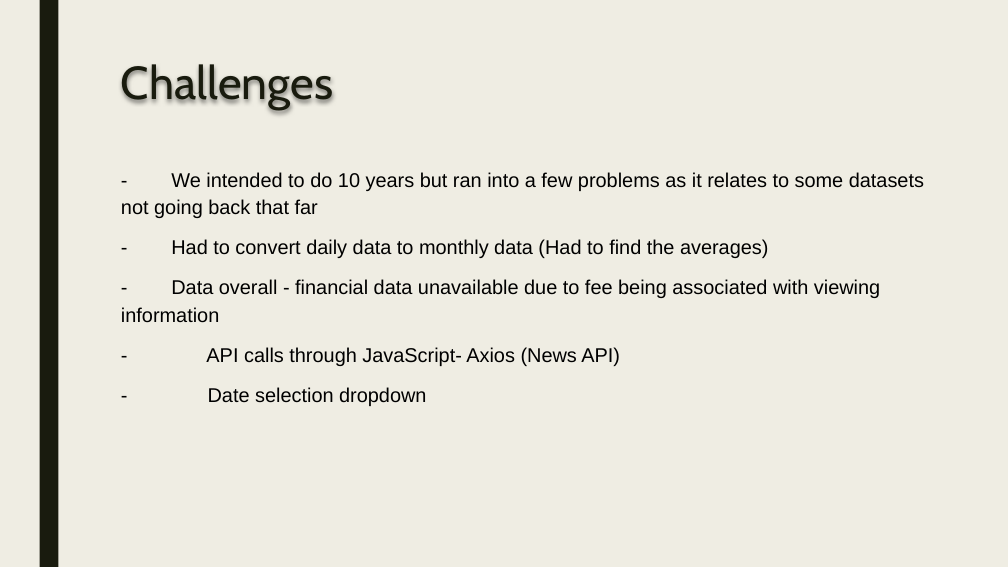
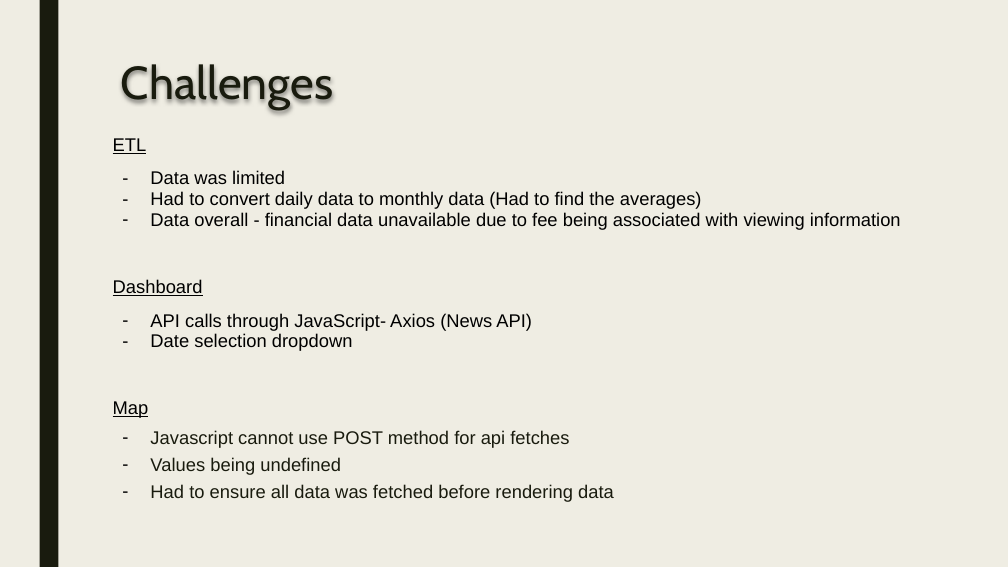
Before and after one commit to tnnixon/project3, a slide deck: slide 7 of Slides_Project3_Group7.pptx. Drawn at 1008x567 pixels with LibreOffice and Linux fonts; fonts in the diff are those of the drawing. Boxes give left, top, right and bottom in pixels: in the first picture for what was removed or moved away, otherwise in the second. Text is boxed around its words. In the diff, an @@ line names an element or a change of style, - is before the commit and + after.

Commit message:
Presentation slides (final)

```diff
--- a/Slides_Project3_Group7.pptx
+++ b/Slides_Project3_Group7.pptx
@@ text at (x1=113, y1=138, x2=901, y2=502): text changed; size 19 to 17.5 pt @@
-- We intended to do 10 years but ran into a few problems as it relates to some datasets not going back that far
-- Had to convert daily data to monthly data (Had to find the averages)
-- Data overall - financial data unavailable due to fee being associated with viewing information
-- API calls through JavaScript- Axios (News API)
-- Date selection dropdown
+ETL
+– Data was limited
+– Had to convert daily data to monthly data (Had to find the averages)
+– Data overall - financial data unavailable due to fee being associated with viewing information
+Dashboard
+– API calls through JavaScript- Axios (News API)
+– Date selection dropdown
+Map
+– Javascript cannot use POST method for api fetches
+– Values being undefined
+– Had to ensure all data was fetched before rendering data
```
Also in this commit, not shown: 3 other slides changed, 2 slides added, 1 slide removed, 1 other file.
